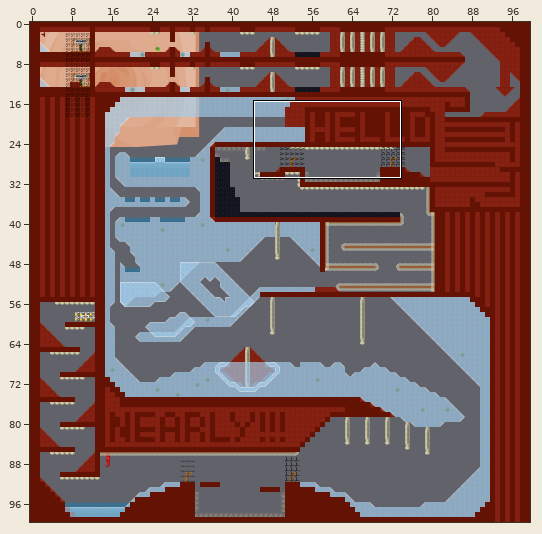
Tiled map -- data/assets/simple_race.tmx. The picture above shows the old version from afar; the outline marks the close-up.
Close-up. Earlier state:
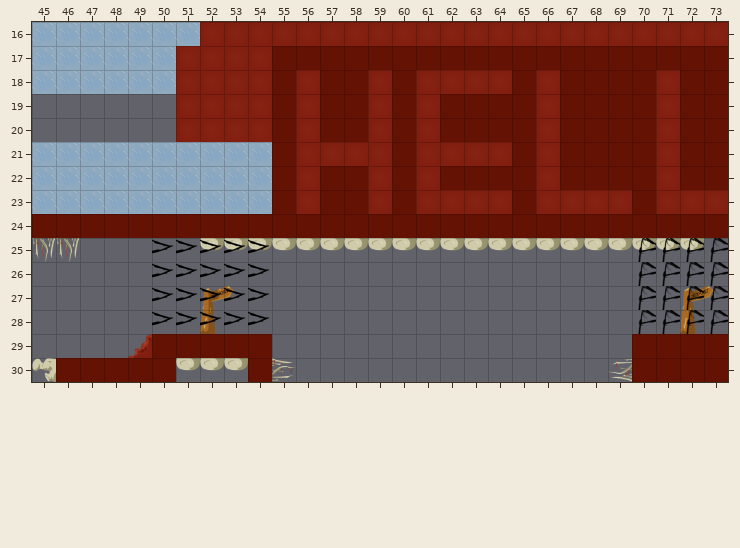
Cells are 64x64 px. Shown: x 45..73, y 16..30. The commit also changed other parts of the map, which this record leaves out.
Once edited:
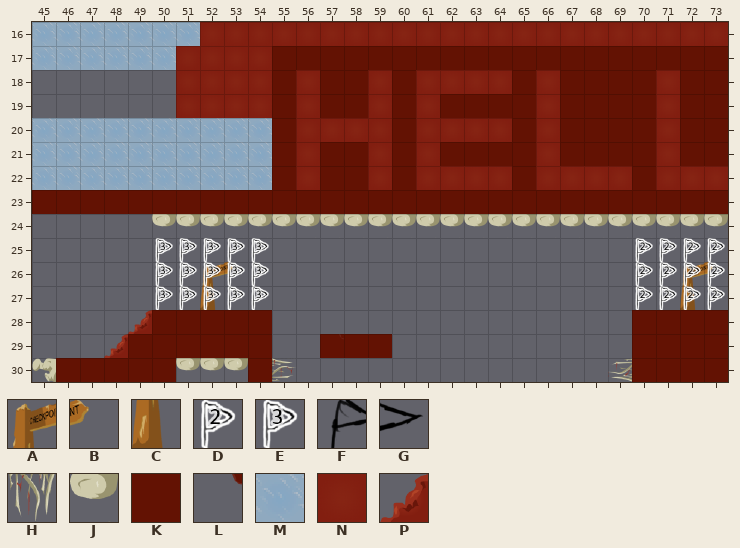
Key: from "1RaceCheckpoint": A 0, B 1, C 2; from "CheckpointFlags": D 1, E 2; from "RaceStart": F 8, G 11; from "Spike": H 2; from "TileBoneEnds": J 4 "Edge"; from "TileHard": K 0 "NonEdible", L 26; from "TileIce": M 0 "Block"; from "TileMeatSolid1": N 0 "Block"; from "TileMeatTri1": P 4.
_ is an empty cell.
See-through tiles are keyed as they look on the map.
Edits made:
Layer "StaticBackground":
y 26: x 52..53 __ -> AB; x 72..73 __ -> AB
y 27: x 52..53 AB -> C_; x 72..73 AB -> C_
y 28: x 52 C -> _; x 72 C -> _
Layer "Level":
y 18: x 45..50 MMMMMM -> ______
y 20: x 45..54 ______NNNN -> MMMMMMMMMM; x 57..58 KK -> NN; x 62..64 KKK -> NNN
y 21: x 57..58 NN -> KK; x 62..64 NNN -> KKK
y 22: x 62..64 KKK -> NNN; x 67..69 KKK -> NNN; x 72..73 KK -> NN
y 23: x 45..54 MMMMMMMMMM -> KKKKKKKKKK; x 56 N -> K; x 59 N -> K; x 61..64 NNNN -> KKKK; x 66..69 NNNN -> KKKK; x 71..73 NNN -> KKK
y 24: x 45..73 KKKKKKKKKKKKKKKKKKKKKKKKKKKKK -> _____JJJJJJJJJJJJJJJJJJJJJJJJ
y 25: x 45..46 HH -> __; x 52..72 JJJJJJJJJJJJJJJJJJJJJ -> _____________________
y 28: x 49..54 ______ -> PKKKKK; x 70..73 ____ -> KKKK
y 29: x 48..49 _P -> PK; x 57..59 ___ -> KKK
Layer "Flags":
y 25..27: x 50..54 GGGGG -> EEEEE; x 70..73 FFFF -> DDDD
y 28: x 50..54 GGGGG -> _____; x 70..73 FFFF -> ____
y 29: x 57 _ -> L
